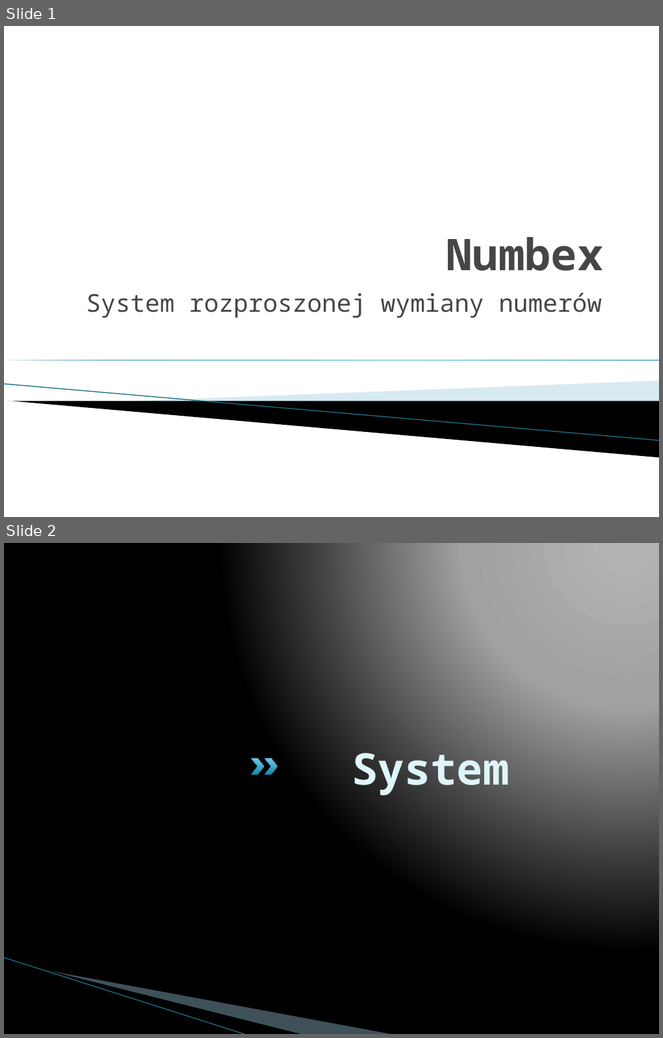
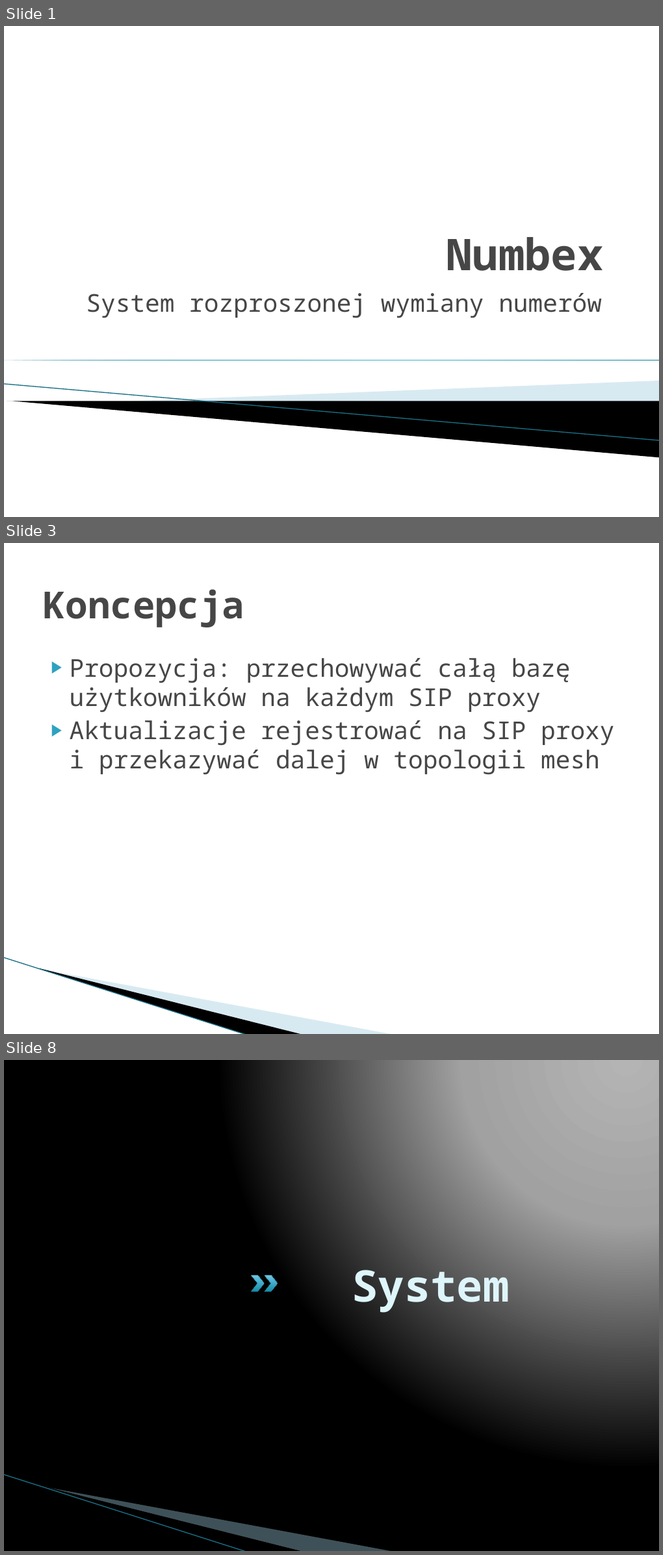
Before and after one commit to imbaczek/numbex, a slide deck: docs/NumbexFinalPresentation.pptx. Shown one above the other, each under a label of ours: slides 1 and 2 before the commit, slides 1, 3 and 8 after it; the slides between them are not shown. The pictures are 663x1038 and 663x1555 pixels, drawn with LibreOffice and Linux fonts; fonts in the diff are those of the drawing; background and template pictures are left out. Boxes give left, top, right and bottom in pixels: in the first picture for what was removed or moved away, otherwise in the second. Text is boxed around its words. In the diff, an @@ line names an element or a change of style, - is before the commit and + after.

```diff
--- a/docs/NumbexFinalPresentation.pptx
+++ b/docs/NumbexFinalPresentation.pptx
@@ slide 3 added at [4,543,659,1034], background #FFFFFF; not listed: 3 template elements that a slide beside it also shows @@
@@ title added at [43,589,244,627], 41 pt, text #464646, bold @@
+Koncepcja
@@ text added at [70,658,614,775], 27 pt, text #464646 @@
+▶ Propozycja: przechowywać całą bazę użytkowników na każdym SIP proxy
+▶ Aktualizacje rejestrować na SIP proxy i przekazywać dalej w topologii mesh
@@ what was slide 2 is now slide 8 @@
```
Also in this commit, not shown: 5 other slides added.
